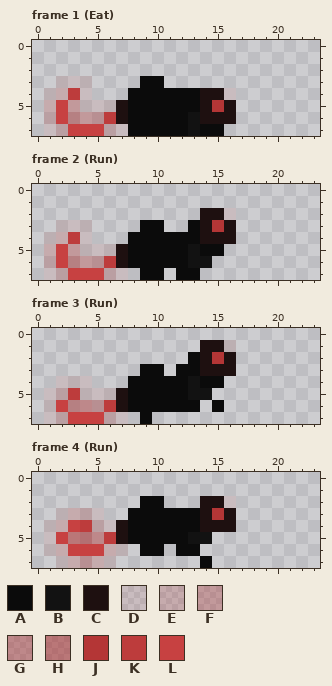
Two states of a pixel-art file, Assets/DARK Series Mega Pack 1/DARK - Animals & Trees/Rat/Rat Sprite Sheet.aseprite. The picture above was drawn from the file before the commit.
24x8 pixels, 15 frames. Shown: frame 1 (Eat), frame 2 (Run), frame 3 (Run), frame 4 (Run). The commit also changed other frames, which this record leaves out.
Palette (. is transparent): A #0b0b0b  B #121212  C #1e1010  D #ab31311c  E #ab313138  F #ab313155  G #ab313171  H #ab31318d  J #b43636  K #bd3c3c  L #c74141
Once edited:
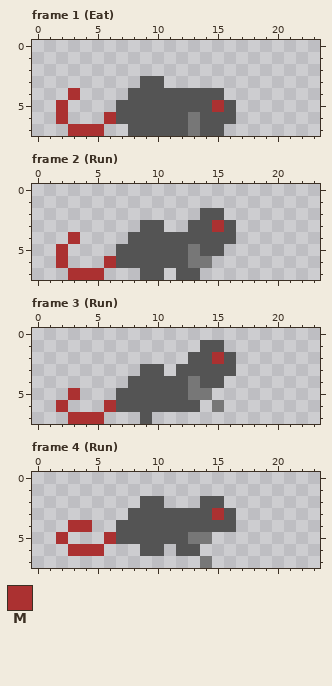
Colours new in this view: M #ab3131
From old to new:
{"change": "layer \"Red Glow\" now hidden"}
{"colour":"A","old":"#0b0b0b","new":"#545454"}
{"colour":"B","old":"#121212","new":"#777777"}
{"where": "frame 1 (Eat)"}
{"frame":1,"y":3,"x":2,"old":"DDD","new":"..."}
{"frame":1,"y":4,"x":1,"old":"DEKD","new":"..M."}
{"frame":1,"y":4,"x":14,"old":"CCD","new":"AA."}
{"frame":1,"y":5,"x":1,"old":"ELFDDDC","new":".M....A"}
{"frame":1,"y":5,"x":14,"old":"CJC","new":"AMA"}
{"frame":1,"y":6,"x":1,"old":"ELGFFKC","new":".M...MA"}
{"frame":1,"y":6,"x":14,"old":"CCC","new":"AAA"}
{"frame":1,"y":7,"x":1,"old":"DELLLED","new":"..MMM.."}
{"where": "frame 2 (Run)"}
{"frame":2,"y":2,"x":14,"old":"CCD","new":"AA."}
{"frame":2,"y":3,"x":2,"old":"DDD","new":"..."}
{"frame":2,"y":3,"x":14,"old":"CJC","new":"AMA"}
{"frame":2,"y":4,"x":1,"old":"DEKD","new":"..M."}
{"frame":2,"y":4,"x":14,"old":"CCC","new":"AAA"}
{"frame":2,"y":5,"x":1,"old":"ELFDDDC","new":".M....A"}
{"frame":2,"y":6,"x":1,"old":"ELGFFKC","new":".M...MA"}
{"frame":2,"y":7,"x":1,"old":"DELLLED","new":"..MMM.."}
{"where": "frame 3 (Run)"}
{"frame":3,"y":1,"x":14,"old":"CCD","new":"AA."}
{"frame":3,"y":2,"x":14,"old":"CJC","new":"AMA"}
{"frame":3,"y":3,"x":14,"old":"CCC","new":"AAA"}
{"frame":3,"y":4,"x":2,"old":"DDD","new":"..."}
{"frame":3,"y":5,"x":1,"old":"DEKDDDC","new":"..M...A"}
{"frame":3,"y":6,"x":1,"old":"DLGGFKC","new":".M...MA"}
{"frame":3,"y":6,"x":15,"old":"A","new":"B"}
{"frame":3,"y":7,"x":1,"old":"DELLLED","new":"..MMM.."}
{"where": "frame 4 (Run)"}
{"frame":4,"y":2,"x":14,"old":"CCD","new":"AA."}
{"frame":4,"y":3,"x":2,"old":"DEED","new":"...."}
{"frame":4,"y":3,"x":14,"old":"CJC","new":"AMA"}
{"frame":4,"y":4,"x":1,"old":"DELKEDC","new":"..MM..A"}
{"frame":4,"y":4,"x":14,"old":"CCC","new":"AAA"}
{"frame":4,"y":5,"x":1,"old":"DLHHGKC","new":".M...MA"}
{"frame":4,"y":6,"x":1,"old":"DELLLED","new":"..MMM.."}
{"frame":4,"y":7,"x":2,"old":"DEFED","new":"....."}
{"frame":4,"y":7,"x":14,"old":"A","new":"B"}
